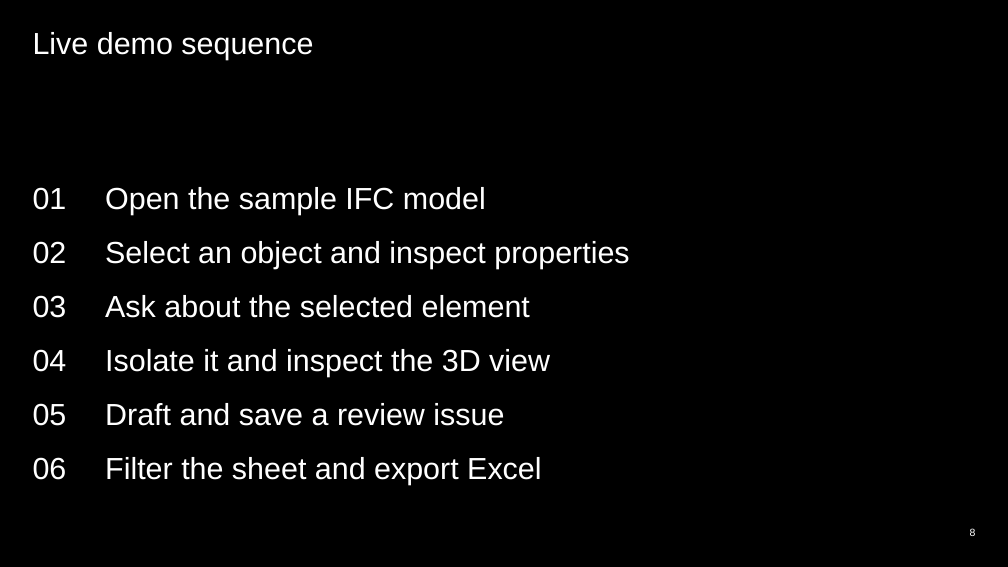
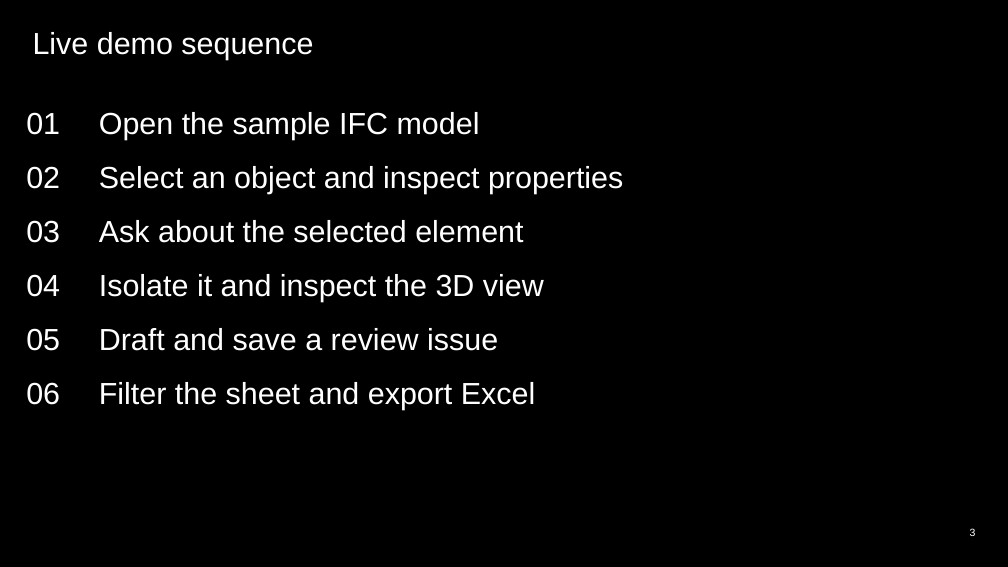
Before and after one commit to chuongmep/hackathon-openai-astra, a slide deck: slide 3 of assets/Forma-Project-Demo.pptx (slide 8 before the commit). Drawn at 1008x567 pixels with LibreOffice and Linux fonts; fonts in the diff are those of the drawing. Boxes give left, top, right and bottom in pixels: in the first picture for what was removed or moved away, otherwise in the second. Text is boxed around its words. In the diff, an @@ line names an element or a change of style, - is before the commit and + after.

```diff
--- a/assets/Forma-Project-Demo.pptx
+++ b/assets/Forma-Project-Demo.pptx
@@ table: place and size @@
-table at box(33, 172, 975, 495)
+table at box(26, 98, 969, 421)
@@ page number at box(970, 528, 976, 536): text changed @@
-8
+3
```
Also in this commit, not shown: 6 other slides changed, 2 slides added, 8 other files.
